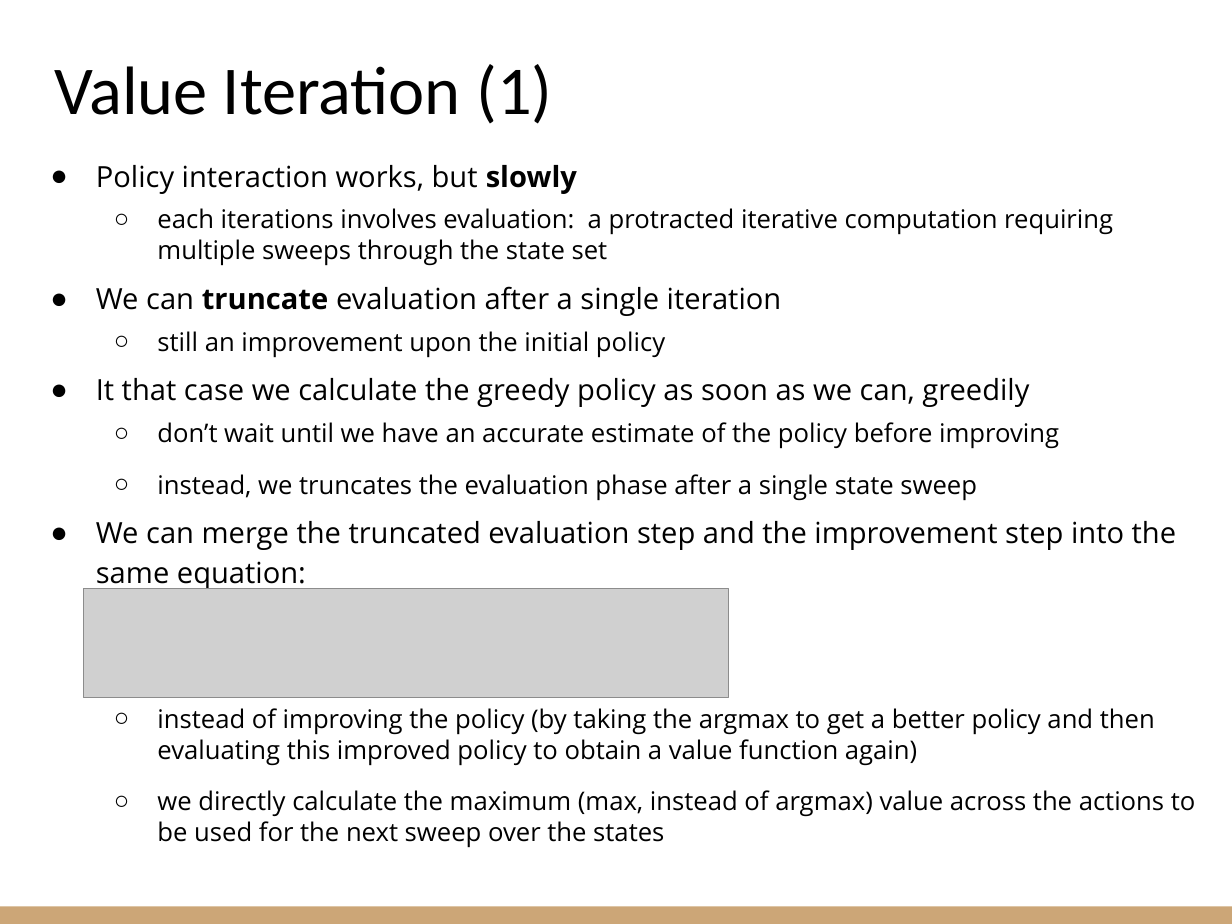
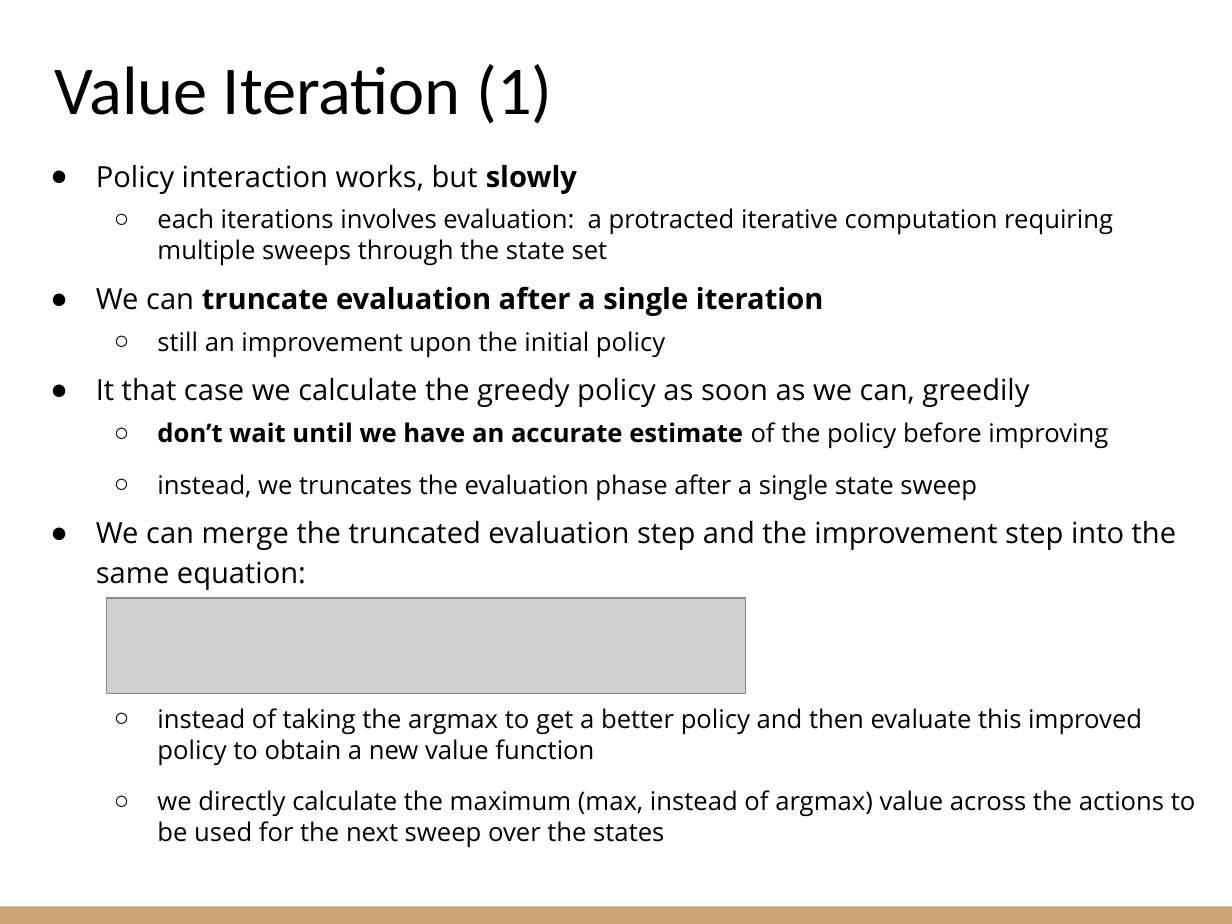
Before and after one commit to riccardoberta/autonomous-agents, a slide deck: slide 19 of 02 - Dynamic Programming/slides.pptx. Drawn at 1232x924 pixels with LibreOffice and Linux fonts; fonts in the diff are those of the drawing; grey boxes stand for pictures. Boxes give left, top, right and bottom in pixels: in the first picture for what was removed or moved away, otherwise in the second. Text is boxed around its words. In the diff, an @@ line names an element or a change of style, - is before the commit and + after.

```diff
--- a/02 - Dynamic Programming/slides.pptx
+++ b/02 - Dynamic Programming/slides.pptx
@@ text at [96, 286, 1108, 449]: bold on in "evaluation after a single iteration", "don’t wait until we have an accurate ..." @@
@@ picture: place and size @@
-picture at [84, 589, 729, 699]
+picture at [106, 598, 744, 694]
@@ text at [157, 708, 1142, 766]: text changed @@
-  ○ instead of improving the policy (by taking the argmax to get a better policy and then evaluating this improved policy to obtain a value function again)
+  ○ instead of taking the argmax to get a better policy and then evaluate this improved policy to obtain a new value function
```
Also in this commit, not shown: 5 other slides changed, 4 other files.
